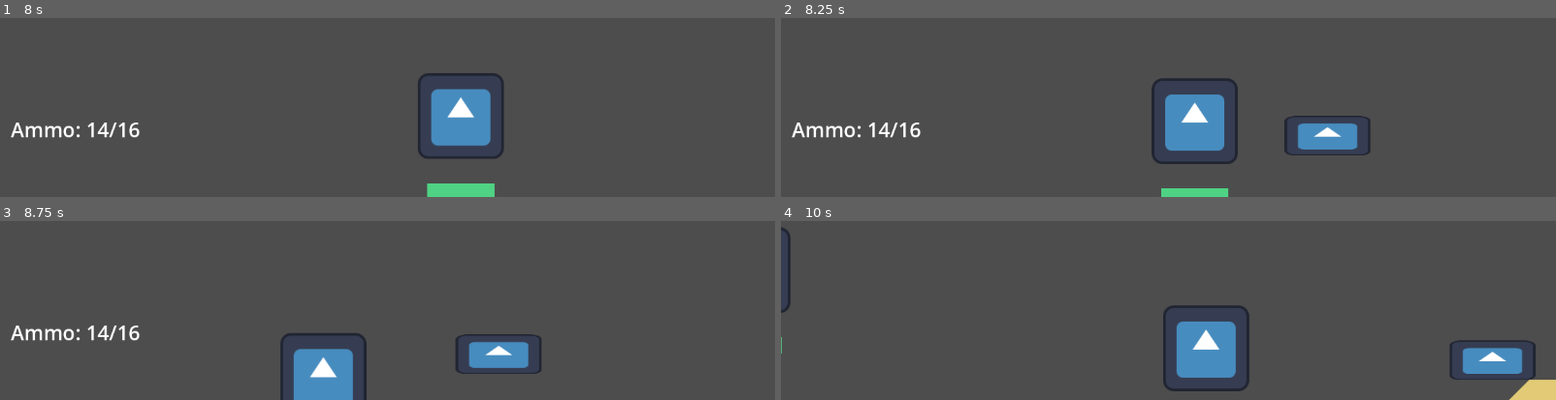
Above: before the commit, frames 1-4 (two rows, left to right).
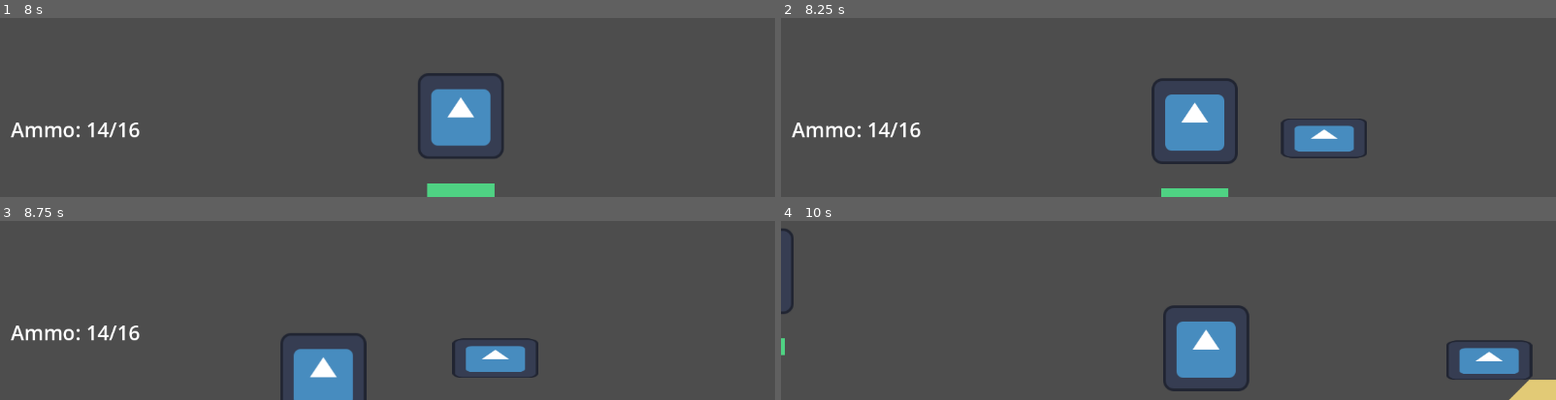
Above: after the commit, the same moments.

Repository: dzfrias/gladiator
Game: Godot game, scene res://scenes/playtest_scene.tscn
The game is run twice, just before and just after one commit, with the same random seed, the same clock (stepped at 60 frames per second) and the same inputs. This scene is started directly instead of the project's main scene. The engine's default icon, where the game draws it, is replaced by a stand-in: a white triangle on a blue panel in a dark square.
Inputs (mouse positions are in pixels of both pictures, inside the frame that each line leads up to):
- Up to frame 1 (8 s): move the mouse to (348, 66) at 0.52 s; hold E (roll) 0.53-1.28 s; hold D (right) 0.53-2.03 s; tap Space (jump) at 0.77, 1.07, 1.52, 1.82, 3.02, 3.32, 3.77, 4.07, 4.52, 4.82, 6.02, 6.32, 6.77, 7.07, 7.52, 7.82 s; move the mouse to (620, 44) at 1.27 s; click (620, 44) at 1.35 s; tap E (roll) every 1.5 s from 1.55 to 7.55 s; move the mouse to (outside the picture) at 2.02 s; hold E (roll) 2.03-2.78 s; hold A (left) 2.03-4.28 s; move the mouse to (outside the picture) at 2.77 s; tap Q (toggle_weapon) at 2.85, 5.85 s; move the mouse to (outside the picture) at 3.52 s; hold E (roll) 3.53-4.28 s; move the mouse to (outside the picture) at 4.27 s; hold D (right) from 4.28 s (still down); click (outside the picture) at 4.35 s; move the mouse to (outside the picture) at 5.02 s; hold E (roll) 5.03-5.78 s; move the mouse to (outside the picture) at 5.77 s; move the mouse to (348, 66) at 6.52 s; hold E (roll) 6.53-7.28 s; move the mouse to (620, 44) at 7.27 s; click (620, 44) at 7.35 s
- Up to frame 2 (8.25 s): move the mouse to (outside the picture) at 8.02 s; release D (right) at 8.03 s; hold A (left) from 8.03 s (still down); hold E (roll) from 8.03 s (still down)
- Up to frame 3 (8.75 s): keep holding A (left); keep holding E (roll)
- Up to frame 4 (10 s): move the mouse to (outside the picture) at 8.77 s; release E (roll) at 8.78 s; tap Q (toggle_weapon) at 8.85 s; tap Space (jump) at 9.02, 9.32, 9.77 s; tap E (roll) at 9.05 s; move the mouse to (outside the picture) at 9.52 s; release A (left) at 9.53 s; hold D (right) from 9.53 s (still down); hold E (roll) from 9.53 s (still down)

Frame 1 is identical in both runs. In frame 2, 1.0% of the frame differs, in the area x 64-77%, y 54-79%; in frame 3, 1.2%, in the area x 58-70%, y 63-88%; in frame 4, 0.9%.

Commit message:
Further improve the combat
This makes the roll more powerful, and decreases the health of the
vulture.

Diff:
--- a/scenes/player.tscn
+++ b/scenes/player.tscn
@@ -17,7 +17,7 @@
 collision_layer = 18
 script = ExtResource("1_5wdcp")
 move_speed = 20000.0
-roll_speed = 500.0
+roll_speed = 900.0
 roll_time = 0.4
 melee_box = NodePath("Area2D")
 
--- a/scenes/vulture.tscn
+++ b/scenes/vulture.tscn
@@ -31,7 +31,7 @@
 
 [node name="Health" type="Node" parent="."]
 script = ExtResource("2_c4mip")
-max_health = 18.0
+max_health = 10.0
 
 [node name="DetectionZone" type="Area2D" parent="."]
 visible = false
--- a/scripts/spawner.gd
+++ b/scripts/spawner.gd
@@ -6,18 +6,14 @@
 @export var spawn_delay: float = 10
 @export var enemy_group: Node2D
 
-var can_spawn: bool = true
-
-func _process(delta: float) -> void:
-	if can_spawn:
-		spawn_enemies()
+func _ready() -> void:
+	spawn_enemies()
 
 func spawn_enemies():
-	can_spawn = false
-	if enemy_group.get_child_count() <= 4:
-		instantiate_enemies(1, 1)
-	await get_tree().create_timer(spawn_delay).timeout
-	can_spawn = true
+	while true:
+		if enemy_group.get_child_count() <= 4:
+			instantiate_enemies(1, 1)
+		await get_tree().create_timer(spawn_delay).timeout
 
 func instantiate_enemies(wolf_amount: int, vulture_amount: int):
 	for i in range(wolf_amount):
